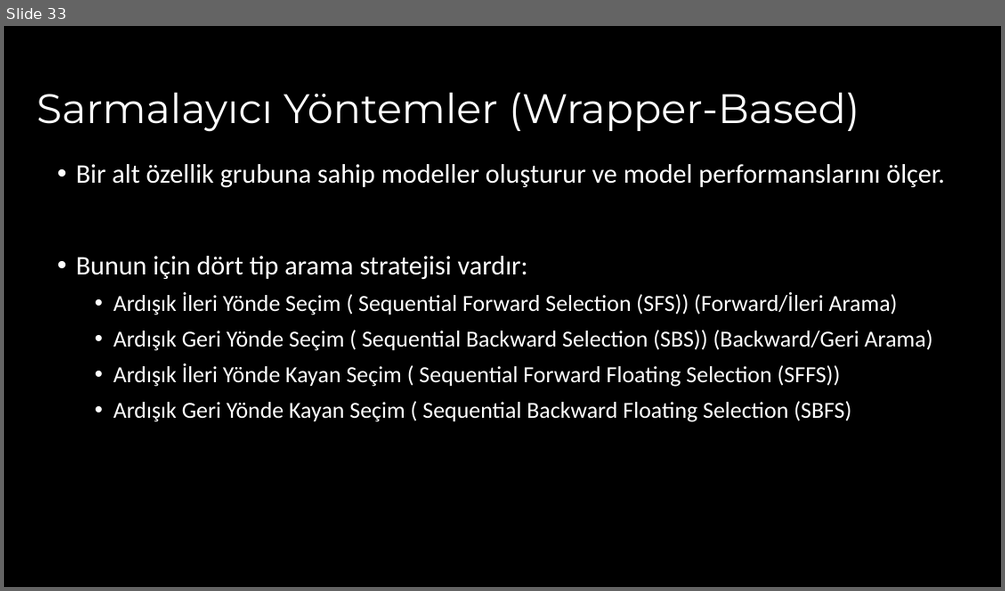
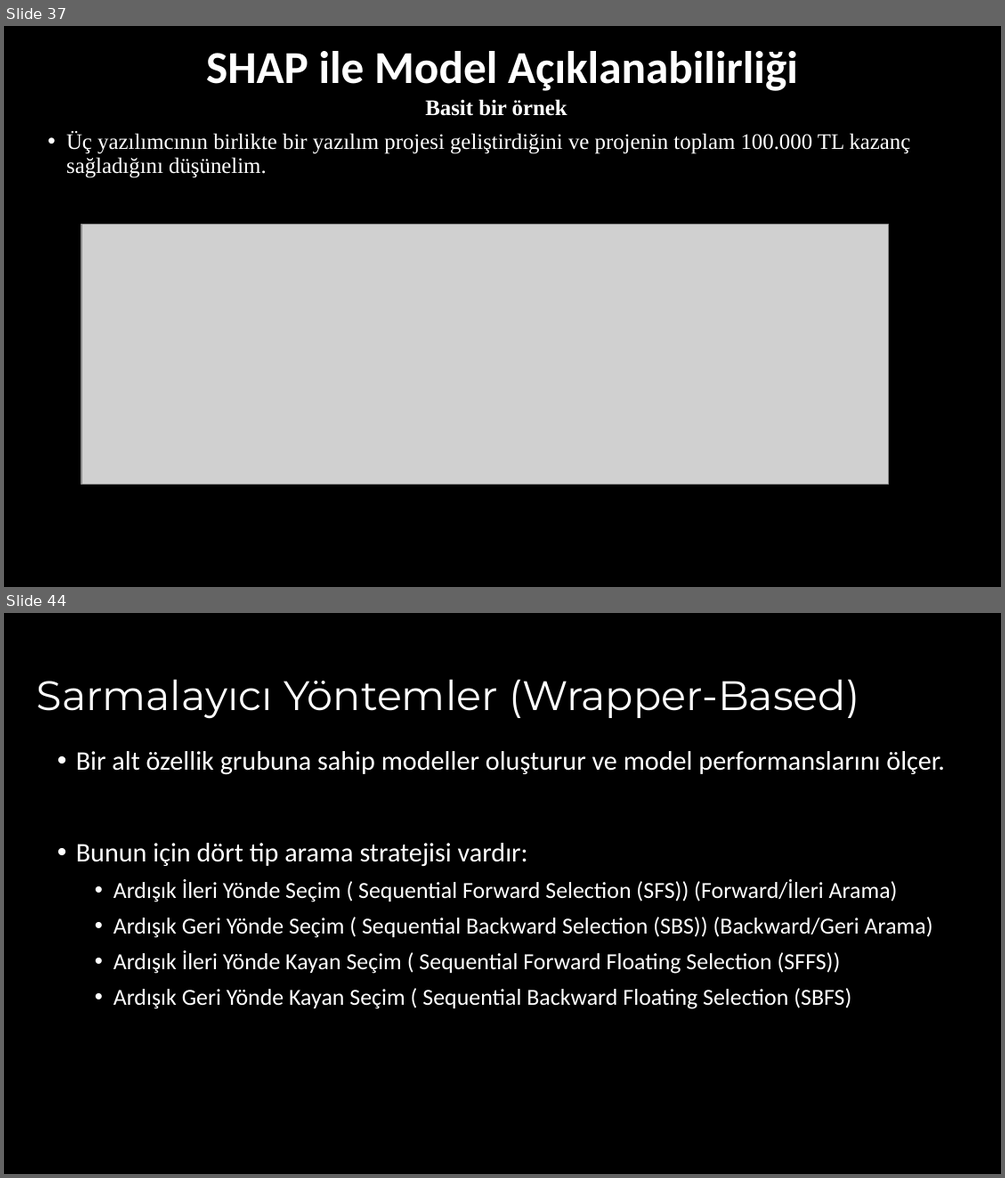
Before and after one commit to akaraci/Makine-Ogrenmesi, a slide deck: Sunular/MÖT-Hafta-5 - Feature_Selection_and_Extraction.pptx. Shown one above the other, each under a label of ours: slide 33 before the commit, slides 37 and 44 after it; the slides between them are not shown. The pictures are 1005x591 and 1005x1178 pixels, drawn with LibreOffice and Linux fonts; fonts in the diff are those of the drawing; grey boxes stand for pictures. Boxes give left, top, right and bottom in pixels: in the first picture for what was removed or moved away, otherwise in the second. Text is boxed around its words. In the diff, an @@ line names an element or a change of style, - is before the commit and + after.

```diff
--- a/Sunular/MÖT-Hafta-5 - Feature_Selection_and_Extraction.pptx
+++ b/Sunular/MÖT-Hafta-5 - Feature_Selection_and_Extraction.pptx
@@ slide 37 added at [4, 26, 1001, 587], background #000000 @@
@@ title added at [206, 51, 798, 91], 33 pt, text #FFFFFF, bold @@
+SHAP ile Model Açıklanabilirliği
@@ text added at [66, 99, 911, 178], 16 pt, text #FFFFFF @@
+Basit bir örnek
+• Üç yazılımcının birlikte bir yazılım projesi geliştirdiğini ve projenin toplam 100.000 TL kazanç sağladığını düşünelim.
@@ picture added at [81, 224, 888, 484] @@
@@ what was slide 33 is now slide 44 @@
```
Also in this commit, not shown: 10 other slides added.
